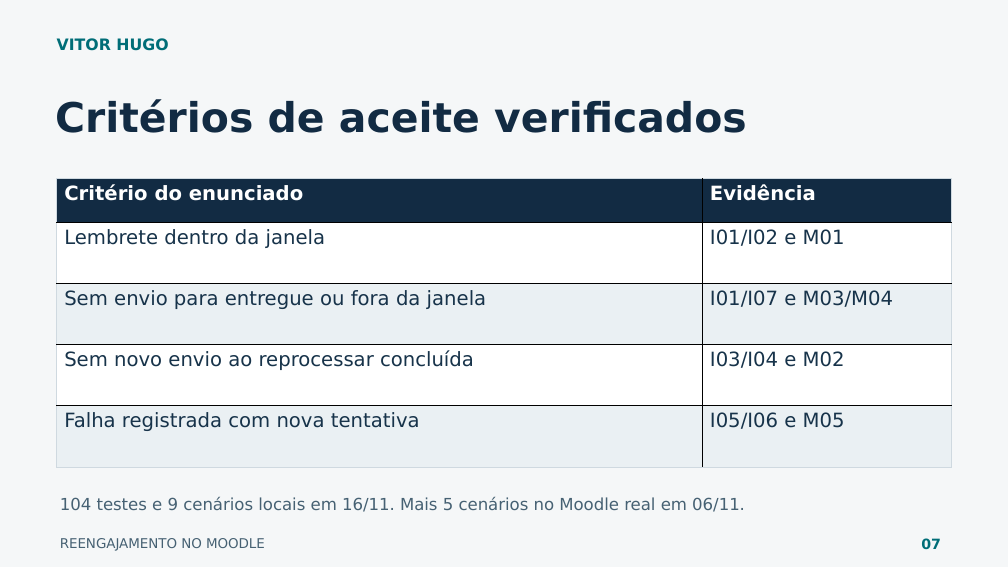
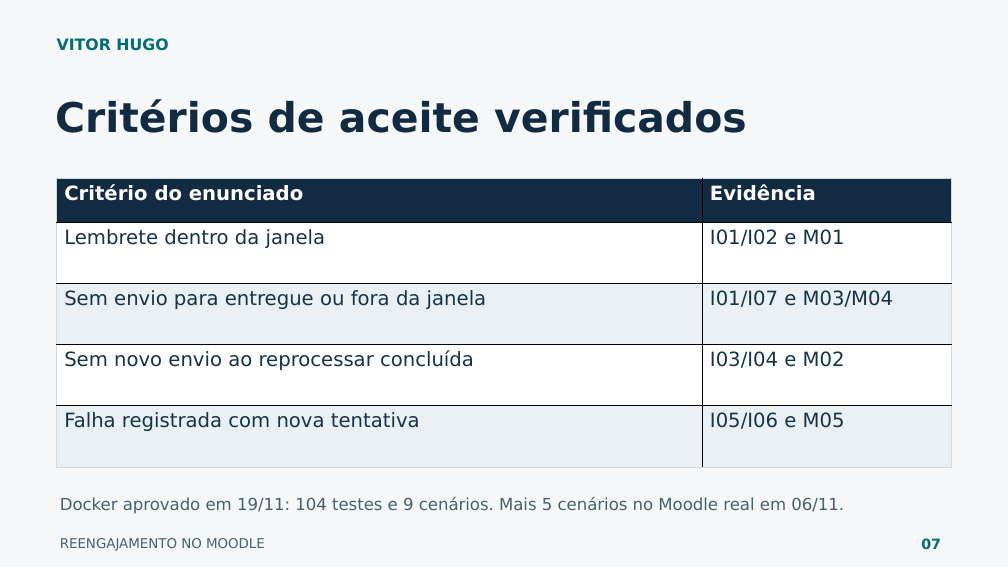
Before and after one commit to Idalencio/reengaja-moodle, a slide deck: slide 7 of entrega/Apresentacao_Reengaja_Moodle.pptx. Drawn at 1008x567 pixels with LibreOffice and Linux fonts; fonts in the diff are those of the drawing. Boxes give left, top, right and bottom in pixels: in the first picture for what was removed or moved away, otherwise in the second. Text is boxed around its words. In the diff, an @@ line names an element or a change of style, - is before the commit and + after.

Commit message:
Atualiza relatório, slides e roteiro com Docker aprovado e evidências [skip ci]

```diff
--- a/entrega/Apresentacao_Reengaja_Moodle.pptx
+++ b/entrega/Apresentacao_Reengaja_Moodle.pptx
@@ text at <box>60,496,844,514</box>: text changed @@
-104 testes e 9 cenários locais em 16/11. Mais 5 cenários no Moodle real em 06/11.
+Docker aprovado em 19/11: 104 testes e 9 cenários. Mais 5 cenários no Moodle real em 06/11.
```
Also in this commit, not shown: 1 other slide changed, 24 other files.
